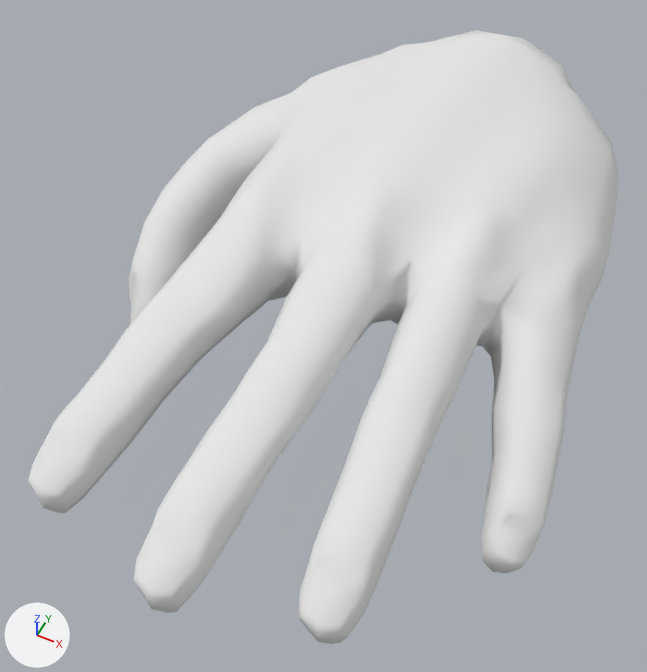
An edit to the Blender file blenders/hand.blend, drawn before and after from the same camera.
Rendered twice from a camera (50 mm lens) standing at (0.218, -0.653, 0.54) and looking at (-0.009, -0.199, -0.028). The lights are fixed; the arrows at lower left show +X, +Y and +Z.

Names of what the first picture shows: 'MainObject'.
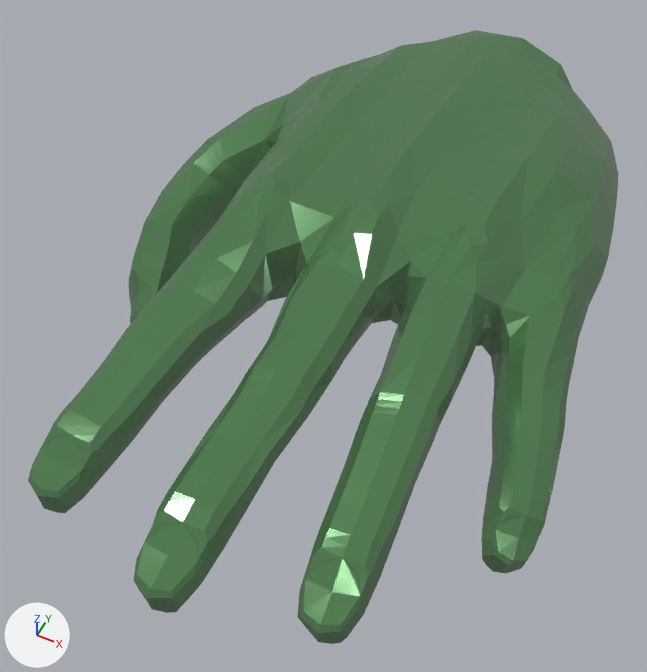
The newer file is also turned or shifted as a whole; pictures and numbers use the older file's frame.

Location of each change, [x1, y1, x2, y2] in pixels of the pictures (647 x 672 px):
'MainObject', recoloured, surface changed, shading changed (white to green)
    both: [28, 30, 618, 644]

The change, as a list of edits to the scene's bpy script:
```text
Change mat_default_obj:
    mat_default_obj.base_color: (0.8, 0.8, 0.8) -> (0.0588, 0.212, 0.0588)  # white #e7e7e7 -> green #457f45
    mat_default_obj.roughness: 1.0 -> 0.168
    add mat_default_obj.emission_strength = 1.0
    add mat_default_obj.emission_color = (0.0235, 0.0235, 0.0235)  # black #2a2a2a
    mat_default_obj.metallic: 0.0 -> 0.473
Change me_hand_zb_base:
    where me_hand_zb_base.from_pydata(...)  # 1215 vertices, 1425 faces; spans x 6.3..28.2, y 5.5..14.8, z -18.5..14.1
    used by ob_mainobject; location = (-0.357, -0.201, -0.199); rotation_euler = (1.571, 0.0, 0.0), in degrees (90, 0, 0); scale = (0.0202, 0.0202, 0.0202)
    me_hand_zb_base part 1: all faces are now shaded flat (1425 of 1425 changed)
```
